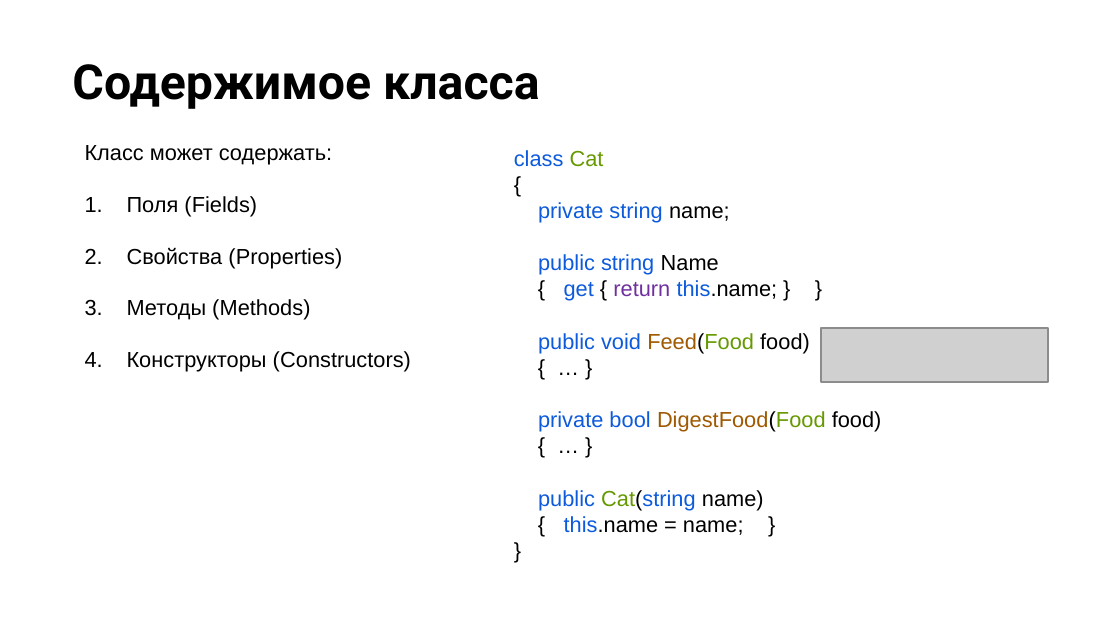
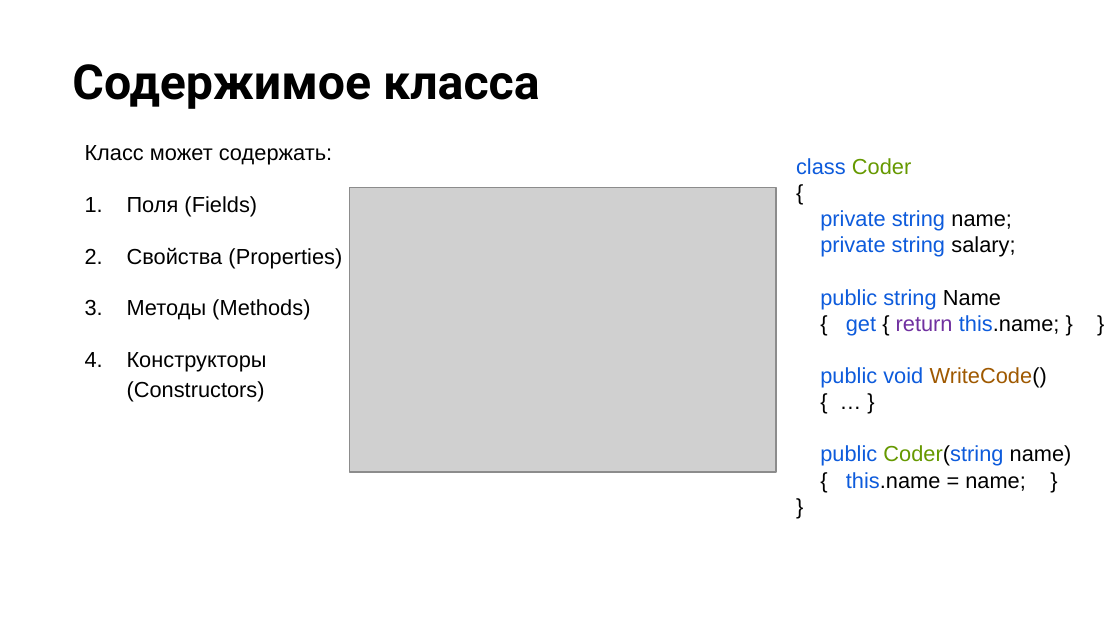
Before and after one commit to NilovPavel/OOP, a slide deck: slide 12 of ООП.pptx. Drawn at 1120x630 pixels with LibreOffice and Linux fonts; fonts in the diff are those of the drawing; grey boxes stand for pictures; background and template pictures are left out. Boxes give left, top, right and bottom in pixels: in the first picture for what was removed or moved away, otherwise in the second. Text is boxed around its words. In the diff, an @@ line names an element or a change of style, - is before the commit and + after.

```diff
--- a/ООП.pptx
+++ b/ООП.pptx
@@ text "Класс может содержать:" rewrapped from [85,145,411,372] to [85,145,342,402] @@
@@ text "class Coder": place and size @@
-text "class Coder" at [514,150,882,535]
+text "class Coder" at [796,158,1072,491]
@@ text at [796,158,911,175]: text changed @@
-class Cat
+class Coder
@@ picture added at [349,188,776,473] @@
@@ text at [820,236,1015,257]: paragraph added @@
+private string salary;
@@ picture removed at [821,328,1048,382] @@
@@ text at [820,367,1047,388]: text changed @@
-public void Feed(Food food)
+public void WriteCode()
@@ text at [820,445,1072,466]: text changed @@
-private bool DigestFood(Food food)
-{ … }
-public Cat(string name)
+public Coder(string name)
```
Also in this commit, not shown: 6 other slides changed, 6 slides added.
